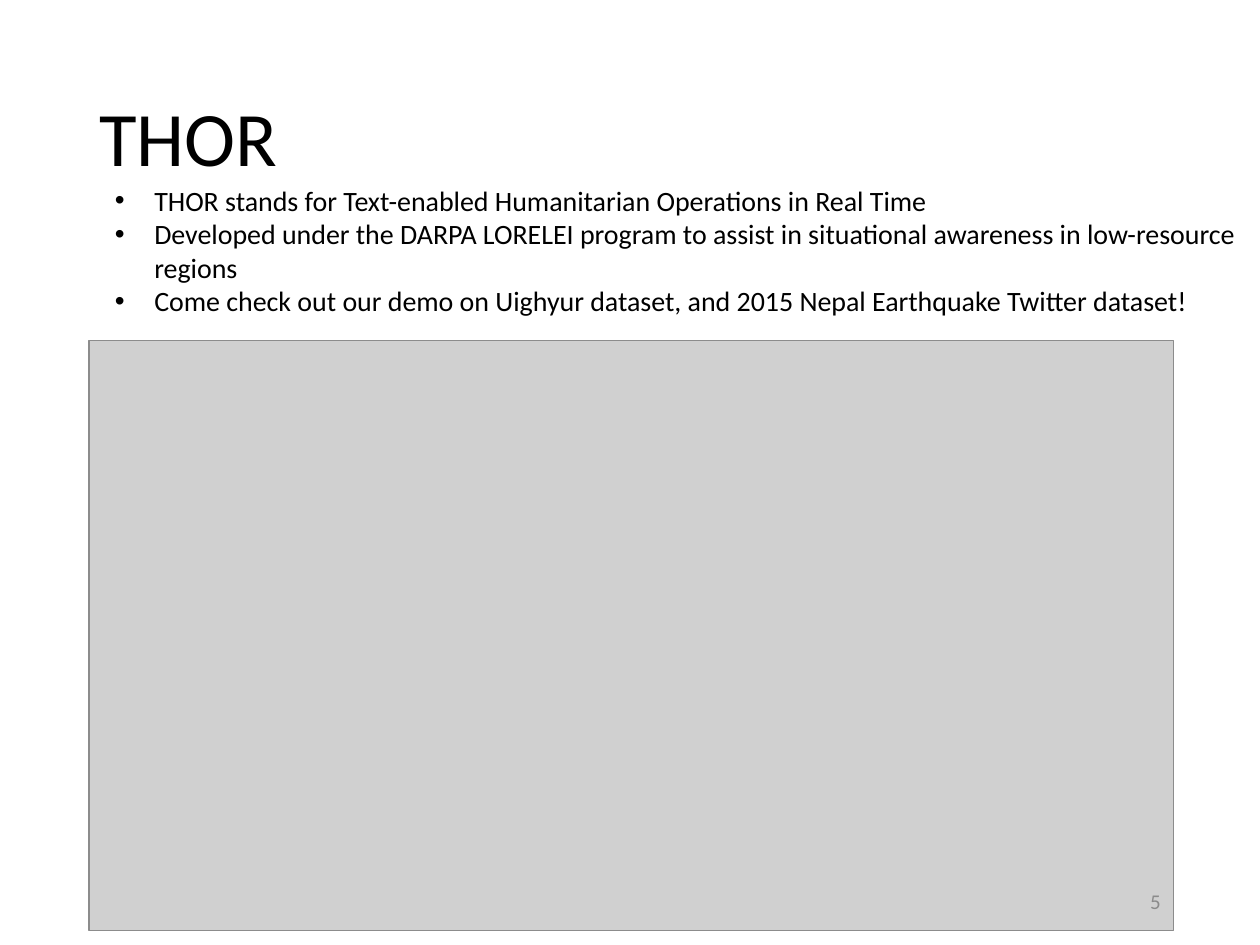
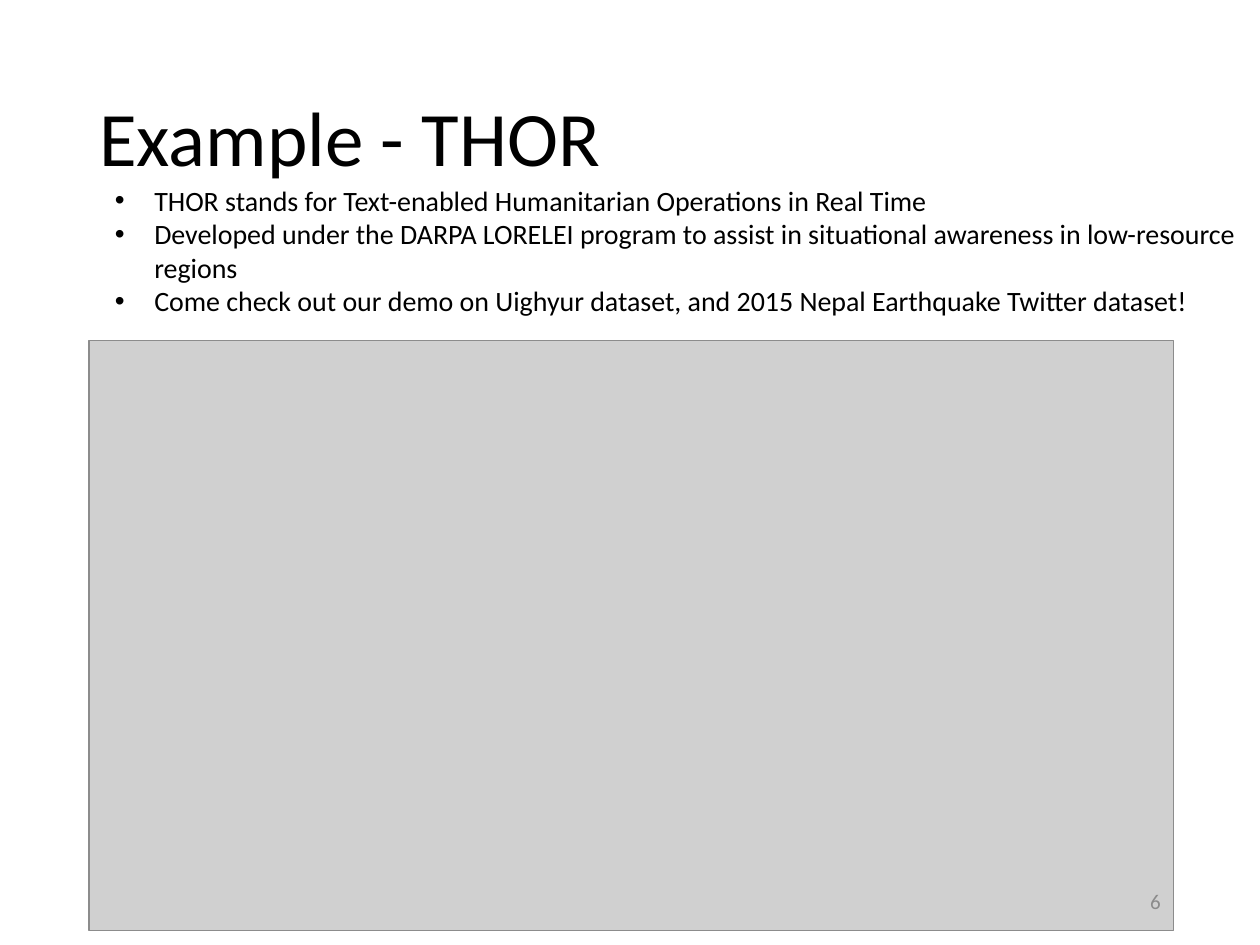
Before and after one commit to evhart/smasac-tutorial, a slide deck: slide 6 of slides/pptx/6-visualisation.pptx (slide 5 before the commit). Drawn at 1260x945 pixels with LibreOffice and Linux fonts; fonts in the diff are those of the drawing; grey boxes stand for pictures. Boxes give left, top, right and bottom in pixels: in the first picture for what was removed or moved away, otherwise in the second. Text is boxed around its words. In the diff, an @@ line names an element or a change of style, - is before the commit and + after.

```diff
--- a/slides/pptx/6-visualisation.pptx
+++ b/slides/pptx/6-visualisation.pptx
@@ title at (x1=99, y1=112, x2=600, y2=179): text changed @@
-THOR
+Example - THOR
@@ page number at (x1=1150, y1=895, x2=1161, y2=909): text changed @@
-5
+6
```
Also in this commit, not shown: 4 other slides changed, 4 slides added, 1 slide removed.
